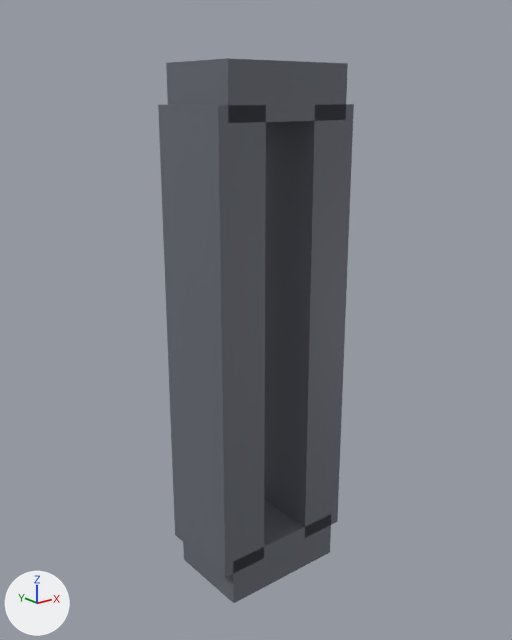
Renders of the glTF model app/src/main/assets/models/digit_0.glb from each side of a commit.
Camera for both pictures: a 50 mm lens placed at (-4.05, -5.03, 2.18), pointed at (0.02, 0.05, 0.15). The axes (+X, +Y, +Z) are drawn at lower left. The lights are the same throughout. The first picture is the older version. Where no turn or scale is listed for an object, it has been applied to the vertices.

Objects in the first picture: 'geometry_0'.
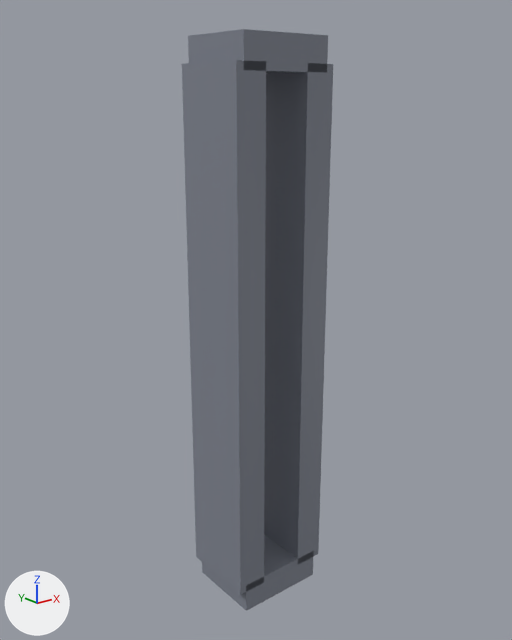
Diff of the bpy script that builds the scene:
```diff
--- a/app/src/main/assets/models/digit_0.glb.py
+++ b/app/src/main/assets/models/digit_0.glb.py
@@ me_geometry_0 @@
 # used by ob_geometry_0; location = (0.0, 0.0, 0.0)
-me_geometry_0.from_pydata(...)  # 32 vertices, 48 faces; spans x -0.74..0.74, y -0.44..0.44, z -2.46..2.46
+me_geometry_0.from_pydata(...)  # 32 vertices, 48 faces; spans x -0.52..0.52, y -0.38..0.38, z -2.68..2.68
+# me_geometry_0 part 1: the loose piece of 8 vertices spanning x -0.64..0.64, y -0.44..0.44, z 1.99..2.46 is scaled about its middle by (0.7, 0.881, 0.631), then moved by (0.0, 0.0, 0.31)
+# me_geometry_0 part 2: the loose piece of 8 vertices spanning x -0.64..0.64, y -0.44..0.44, z -2.46..-1.99 is scaled about its middle by (0.7, 0.881, 0.631), then moved by (0.0, 0.0, -0.31)
+# me_geometry_0 part 3: the loose piece of 8 vertices spanning x -0.74..-0.27, y -0.44..0.44, z -2.12..2.12 is scaled about its middle by (0.631, 0.881, 1.16), then moved by (0.13, 0.0, 0.0)
+# me_geometry_0 part 4: the loose piece of 8 vertices spanning x 0.27..0.74, y -0.44..0.44, z -2.12..2.12 is scaled about its middle by (0.631, 0.881, 1.16), then moved by (-0.13, 0.0, 0.0)
+# me_geometry_0 part 5: 48 faces centred in x -0.74..0.74, y -0.44..0.44, z -2.46..2.46 are repainted in the vertex colours; the middle colour goes from grey #686c75 to grey #808591
 me_geometry_0.materials.append(mat_defaultmaterial)
```

Location of each change, (x1, y1, x2, y2) in pixels of the pictures (512 x 640 px; the box of a moved part takes in the faces that stretch with it):
'geometry_0', reshaped, recoloured (23% narrower, 7% taller): before (158, 58, 354, 603); after (182, 29, 333, 611)
part 1 of me_geometry_0, moved or reshaped: before (166, 58, 348, 123); after (188, 29, 328, 74)
part 2 of me_geometry_0, moved or reshaped: before (183, 500, 331, 603); after (202, 535, 314, 611)
part 3 of me_geometry_0, moved or reshaped: before (158, 105, 266, 577); after (182, 60, 266, 595)
part 4 of me_geometry_0, moved or reshaped: before (264, 104, 354, 537); after (264, 63, 333, 563)
part 5 of me_geometry_0, recoloured: before (158, 58, 354, 603); after (182, 29, 333, 611)
